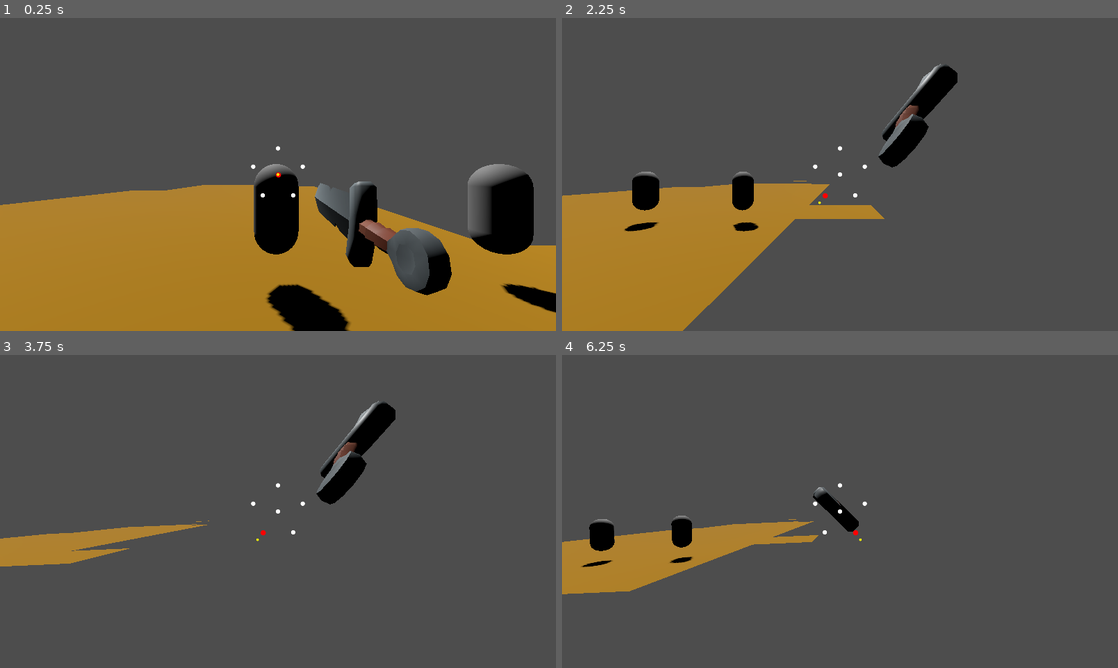
Above: before the commit, frames 1-4 (two rows, left to right).
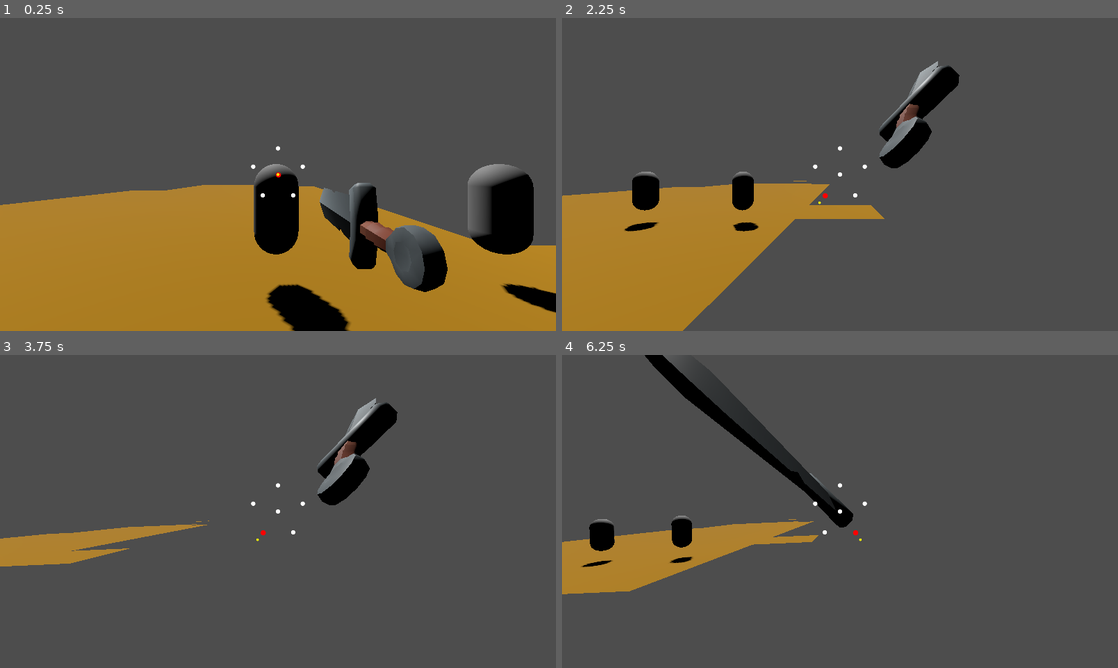
Above: after the commit, the same moments.

Repository: MendelDdS/pdc-godot
Game: Godot game, scene res://scenes/main.tscn
Same seed, same stepped clock (60 frames per second), same inputs: the game is played once before the commit and once after it.
Inputs (mouse positions are in pixels of both pictures, inside the frame that each line leads up to):
- Up to frame 1 (0.25 s): no input
- Up to frame 2 (2.25 s): tap Enter (ui_accept) at 0.5, 0.77, 1.52 s; move the mouse to (867, 174) at 0.52 s; hold D (Right strafe) 0.53-1.28 s; click (867, 174) at 0.6 s; move the mouse to (812, 174) at 1.27 s; hold Down (Back) 1.28-2.03 s; tap Up (Foward) at 1.35 s; click (812, 174) at 1.55 s; move the mouse to (851, 168) at 2.02 s; hold D (Right strafe) from 2.03 s (still down); click (851, 168) at 2.1 s
- Up to frame 3 (3.75 s): move the mouse to (272, 517) at 2.77 s; right-click (272, 517) at 2.85 s; tap Enter (ui_accept) at 3.02 s; click (272, 517) at 3.05 s; move the mouse to (316, 514) at 3.52 s; release D (Right strafe) at 3.53 s; hold A (Left strafe) from 3.53 s (still down); click (316, 514) at 3.6 s
- Up to frame 4 (6.25 s): tap Enter (ui_accept) at 3.77, 4.52, 6.02 s; move the mouse to (795, 508) at 4.27 s; tap Up (Foward) at 4.35 s; click (795, 508) at 4.55 s; move the mouse to (845, 511) at 5.02 s; release A (Left strafe) at 5.03 s; hold Down (Back) 5.03-5.78 s; click (845, 511) at 5.1 s; move the mouse to (817, 505) at 5.77 s; hold D (Right strafe) from 5.78 s (still down); right-click (817, 505) at 5.85 s; click (817, 505) at 6.05 s

The runs differ from the first frame. In frame 1, 0.8% of the frame differs, in the area x 56-82%, y 52-89%; in frame 2, 0.8%; in frame 3, 0.8%; in frame 4, 3.0%, in the area x 14-54%, y 0-57%.

Commit message:
fix(#0000): fix sword animation transiction

Diff:
--- a/scenes/actors/player/player.gd
+++ b/scenes/actors/player/player.gd
@@ -7,8 +7,11 @@
 const HEAD_BOB_FREQ: float = 8.0
 const HEAD_BOB_AMP: float = 0.08
 const TILT_AMOUNT: float = 2.5 # Graus
-const STANCE_TRANSITION_DURATION: float = 0.24
+const STANCE_TRANSITION_DURATION: float = 0.22
 const STANCE_ROTATE_SPEED: float = 12.0
+const STANCE_ARC_HEIGHT: float = 0.28
+const BOTTOM_CROSS_TRANSITION_DURATION: float = 0.45
+const BOTTOM_CROSS_ARC_HEIGHT: float = 0.85
 
 # Configurações de Combate
 const SWORD_SCENE = preload("res://scenes/actors/items/simple_sword.tscn")
@@ -52,6 +55,14 @@
 var is_attacking: bool = false
 var is_defending: bool = false
 var can_attack: bool = true
+var stance_transitioning: bool = false
+var stance_from_index: int = 0
+var stance_to_index: int = 0
+var stance_origin_pos: Vector3 = Vector3.ZERO
+var stance_origin_quat: Quaternion = Quaternion.IDENTITY
+var stance_actual_start_pos: Vector3 = Vector3.ZERO
+var stance_actual_start_quat: Quaternion = Quaternion.IDENTITY
+var stance_transition_elapsed: float = 0.0
 
 # endregion
 
@@ -100,20 +111,50 @@
 	if is_attacking:
 		return
 
-	var target_pos = target_stance_pos
-	var target_rot = target_stance_rot
+	# 1. Determinar Alvos Base (Defesa ou Postura Atual)
+	var base_target_pos := target_stance_pos
+	var base_target_quat := _degrees_to_quat(target_stance_rot)
 
 	if is_defending:
-		target_pos = DEFENSE_STANCE["pos"]
-		target_rot = DEFENSE_STANCE["rot"]
-
-	# Movimento linear de posição.
-	weapon_pivot.position = weapon_pivot.position.move_toward(target_pos, STANCE_TRANSITION_DURATION * 25.0 * delta)
-
-	# Rotação contínua, estável, sem flip 180/-180.
-	var stable_target_rot := _get_stable_target_rotation(weapon_pivot.rotation_degrees, target_rot)
-	var rot_weight := clampf(delta * STANCE_ROTATE_SPEED, 0.0, 1.0)
-	_set_weapon_rotation_quat_weight(rot_weight, weapon_pivot.rotation_degrees, stable_target_rot)
+		base_target_pos = DEFENSE_STANCE["pos"]
+		base_target_quat = _degrees_to_quat(DEFENSE_STANCE["rot"])
+
+	# 2. Processar Transição
+	if stance_transitioning:
+		var is_arc := _is_bottom_cross_transition(stance_from_index, stance_to_index) and not is_defending
+		var duration := BOTTOM_CROSS_TRANSITION_DURATION if is_arc else STANCE_TRANSITION_DURATION
+		stance_transition_elapsed += delta
+		var progress := clampf(stance_transition_elapsed / duration, 0.0, 1.0)
+		var eased_progress := _smooth_step(progress)
+
+		# Transição em ARCO (Especial entre posições inferiores e NÃO defendendo)
+		if is_arc:
+			# Arco de Posição Estabilizado (usa origens fixas para o controle, mas interpola do ponto real)
+			var fixed_origin: Vector3 = STANCES[stance_from_index]["pos"]
+			var fixed_target: Vector3 = STANCES[stance_to_index]["pos"]
+			var control: Vector3 = (fixed_origin + fixed_target) * 0.5 + Vector3(0.0, BOTTOM_CROSS_ARC_HEIGHT, 0.0)
+
+			weapon_pivot.position = _quadratic_bezier(stance_actual_start_pos, control, base_target_pos, eased_progress)
+
+			# Rotação em Arco via SLERP duplo (atravessa a postura TOP como ponto médio)
+			# _slerp_short garante caminho curto e evita giro indesejado no eixo Y/Z
+			var mid_quat := _degrees_to_quat(STANCES[1]["rot"])
+			if eased_progress < 0.5:
+				weapon_pivot.quaternion = _slerp_short(stance_actual_start_quat, mid_quat, eased_progress * 2.0)
+			else:
+				weapon_pivot.quaternion = _slerp_short(mid_quat, base_target_quat, (eased_progress - 0.5) * 2.0)
+		else:
+			# Transição Linear (Normal ou Defesa)
+			weapon_pivot.position = stance_actual_start_pos.lerp(base_target_pos, eased_progress)
+			weapon_pivot.quaternion = stance_actual_start_quat.slerp(base_target_quat, eased_progress)
+
+		if progress >= 1.0:
+			stance_transitioning = false
+	else:
+		# Estado Estático / Idle Follow
+		weapon_pivot.position = base_target_pos
+		var rot_weight := clampf(delta * STANCE_ROTATE_SPEED, 0.0, 1.0)
+		weapon_pivot.quaternion = weapon_pivot.quaternion.slerp(base_target_quat, rot_weight)
 
 func perform_attack() -> void:
 	if is_attacking or not can_attack:
@@ -131,68 +172,67 @@
 
 	# Força origem limpa do ataque para evitar bug em transição rápida.
 	var stance_origin_pos: Vector3 = STANCES[attack_from_stance]["pos"]
-	var stance_origin_rot: Vector3 = _normalize_degrees(STANCES[attack_from_stance]["rot"])
+	var stance_origin_quat: Quaternion = _degrees_to_quat(STANCES[attack_from_stance]["rot"])
 	weapon_pivot.position = stance_origin_pos
-	_set_weapon_rotation_quat_weight(1.0, weapon_pivot.rotation_degrees, stance_origin_rot)
-
-	# Usa a pose atual real como origem para evitar "snap" quando a arma ainda está em transição.
+	weapon_pivot.quaternion = stance_origin_quat
+
+	# Usa a pose atual real como origem
 	var original_pos = weapon_pivot.position
-	var original_rot = _normalize_degrees(weapon_pivot.rotation_degrees)
+	var original_quat = weapon_pivot.quaternion
 	var final_pos = STANCES[next_stance]["pos"]
-	var final_rot = _normalize_degrees(STANCES[next_stance]["rot"])
+	var final_quat = _degrees_to_quat(STANCES[next_stance]["rot"])
 
 	# 2. Calcular parâmetros de impacto
 	var is_thrust = (attack_from_stance == 0)
-	# Menos Z para cortes para evitar o efeito de "empurrar"; mais Z para estocada
 	var lunge_z = -2.5 if is_thrust else -0.7
 
 	var lerp_weight = 0.5
 	var attack_pos = original_pos.lerp(final_pos, lerp_weight) + Vector3(0, 0, lunge_z)
-	var attack_rot = _normalize_degrees(_lerp_degrees(original_rot, final_rot, lerp_weight))
+	var attack_quat = original_quat.slerp(final_quat, lerp_weight)
 
 	# Antecipação (Recuo antes do golpe)
 	var windup_lerp = 0.25
 	var windup_pos = original_pos.lerp(final_pos, windup_lerp) + Vector3(0, 0.05, 0.15)
-	var windup_rot = _normalize_degrees(_lerp_degrees(original_rot, final_rot, windup_lerp) + Vector3(8, 0, 0))
-
-	# Ajustes de peso baseados na postura inicial
+	# Adiciona um pequeno "tilt" de recuo na rotação
+	var windup_tilt = Quaternion(Vector3(1, 0, 0), deg_to_rad(8.0))
+	var windup_quat = (original_quat.slerp(final_quat, windup_lerp)) * windup_tilt
+
+	# Ajustes de impacto baseados na postura inicial
 	var camera_kick_dir = Vector3.ZERO
 	match attack_from_stance:
-		1: # TOP -> Corte descendente pesado (O "Rasgo")
+		1: # TOP -> Corte descendente pesado
 			attack_pos.y -= 0.45
-			attack_rot.x -= 35
-			attack_rot.z += 20 # Inclina o gume da lâmina para o efeito de rasgo
+			var edge_tilt = Quaternion(Vector3(1, 0, 1), deg_to_rad(25.0))
+			attack_quat = attack_quat * edge_tilt
 			camera_kick_dir = Vector3(1.2, 0.2, 0)
 		2, 3: # RIGHT SIDES
-			attack_rot.z -= 15 # Inclina gume
+			var edge_tilt = Quaternion(Vector3(0, 0, 1), deg_to_rad(-15.0))
+			attack_quat = attack_quat * edge_tilt
 			camera_kick_dir = Vector3(0, 1, -0.5)
 		4, 5: # LEFT SIDES
-			attack_rot.z += 15 # Inclina gume
+			var edge_tilt = Quaternion(Vector3(0, 0, 1), deg_to_rad(15.0))
+			attack_quat = attack_quat * edge_tilt
 			camera_kick_dir = Vector3(0, -1, 0.5)
 		0: # CENTER -> Estocada
 			windup_pos = original_pos + Vector3(0, 0, 0.4)
 			attack_pos = original_pos + Vector3(0, 0, -2.5)
 			camera_kick_dir = Vector3(0.8, 0, 0)
 
-	# Segurança de trajetória:
-	# evita que a animação "puxe" a espada para o player quando STANCES/offsets mudam.
+	# Segurança de trajetória
 	var max_allowed_pullback_z: float = original_pos.z + 0.08
 	var min_required_lunge_z: float = original_pos.z - (2.5 if is_thrust else 0.35)
 	windup_pos.z = min(windup_pos.z, max_allowed_pullback_z)
 	attack_pos.z = min(attack_pos.z, min_required_lunge_z)
 
-	attack_rot = _normalize_degrees(attack_rot)
-	windup_rot = _normalize_degrees(windup_rot)
-
 	weapon_attack_animator.play_attack(
 		original_pos,
-		_degrees_to_quat(original_rot),
+		original_quat,
 		windup_pos,
-		_degrees_to_quat(windup_rot),
+		windup_quat,
 		attack_pos,
-		_degrees_to_quat(attack_rot),
+		attack_quat,
 		final_pos,
-		_degrees_to_quat(final_rot),
+		final_quat,
 		next_stance,
 		camera_kick_dir,
 		Callable(self, "_on_attack_impact_event"),
@@ -209,25 +249,6 @@
 	tween.tween_property(camera, "rotation_degrees", target_rot, 0.05).set_trans(Tween.TRANS_QUAD).set_ease(Tween.EASE_OUT)
 	# Retorno suave
 	tween.tween_property(camera, "rotation_degrees", original_rot, 0.2).set_trans(Tween.TRANS_SINE).set_ease(Tween.EASE_IN_OUT)
-
-func _lerp_degrees(from: Vector3, to: Vector3, weight: float) -> Vector3:
-	return Vector3(
-		rad_to_deg(lerp_angle(deg_to_rad(from.x), deg_to_rad(to.x), weight)),
-		rad_to_deg(lerp_angle(deg_to_rad(from.y), deg_to_rad(to.y), weight)),
-		rad_to_deg(lerp_angle(deg_to_rad(from.z), deg_to_rad(to.z), weight))
-	)
-
-func _normalize_degrees(rot: Vector3) -> Vector3:
-	return Vector3(
-		wrapf(rot.x, -180.0, 180.0),
-		wrapf(rot.y, -180.0, 180.0),
-		wrapf(rot.z, -180.0, 180.0)
-	)
-
-func _set_weapon_rotation_quat_weight(weight: float, from_rot: Vector3, to_rot: Vector3) -> void:
-	var from_quat := _degrees_to_quat(from_rot)
-	var to_quat := _degrees_to_quat(to_rot)
-	weapon_pivot.quaternion = from_quat.slerp(to_quat, weight)
 
 func _degrees_to_quat(rot_degrees: Vector3) -> Quaternion:
 	var rot_radians := Vector3(
@@ -236,11 +257,6 @@
 		deg_to_rad(rot_degrees.z)
 	)
 	return Quaternion.from_euler(rot_radians)
-
-func _rotation_distance_degrees(from_rot: Vector3, to_rot: Vector3) -> float:
-	var from_quat := _degrees_to_quat(_normalize_degrees(from_rot))
-	var to_quat := _degrees_to_quat(_normalize_degrees(to_rot))
-	return rad_to_deg(from_quat.angle_to(to_quat))
 
 func _on_attack_impact_event(camera_kick_dir: Vector3) -> void:
 	_apply_camera_feedback(camera_kick_dir)
@@ -296,20 +312,41 @@
 func _on_combat_direction_changed(dir_index: int) -> void:
 	if is_attacking or combat_ui.is_locked:
 		return
+
+	stance_from_index = current_stance_index
+	stance_to_index = dir_index
+
+	# Captura o estado REAL de onde estamos saindo (pode ser mid-air)
+	stance_actual_start_pos = weapon_pivot.position
+	stance_actual_start_quat = weapon_pivot.quaternion
+
+	stance_transitioning = true
+	stance_transition_elapsed = 0.0
+
 	current_stance_index = dir_index
 	target_stance_pos = STANCES[dir_index]["pos"]
 	target_stance_rot = STANCES[dir_index]["rot"]
 
-func _get_stable_target_rotation(current_rot: Vector3, target_rot: Vector3) -> Vector3:
-	return Vector3(
-		_closest_angle_degrees(current_rot.x, target_rot.x),
-		_closest_angle_degrees(current_rot.y, target_rot.y),
-		_closest_angle_degrees(current_rot.z, target_rot.z)
+func _smooth_step(t: float) -> float:
+	t = clampf(t, 0.0, 1.0)
+	return t * t * (3.0 - 2.0 * t)
+
+func _quadratic_bezier(p0: Vector3, p1: Vector3, p2: Vector3, t: float) -> Vector3:
+	var u := 1.0 - t
+	return (u * u * p0) + (2.0 * u * t * p1) + (t * t * p2)
+
+# Garante que o SLERP sempre toma o caminho mais curto,
+# evitando rotações inesperadas quando quaternions são quase opostos (ex: Z=+180 vs Z=-180).
+func _slerp_short(from: Quaternion, to: Quaternion, weight: float) -> Quaternion:
+	if from.dot(to) < 0.0:
+		to = -to
+	return from.slerp(to, weight)
+
+func _is_bottom_cross_transition(from_index: int, to_index: int) -> bool:
+	return (
+		(from_index == 4 and to_index == 3) or
+		(from_index == 3 and to_index == 4)
 	)
-
-func _closest_angle_degrees(current: float, target: float) -> float:
-	var delta := wrapf(target - current, -180.0, 180.0)
-	return current + delta
 # endregion
 
 # region --- Lógica de Movimento ---
